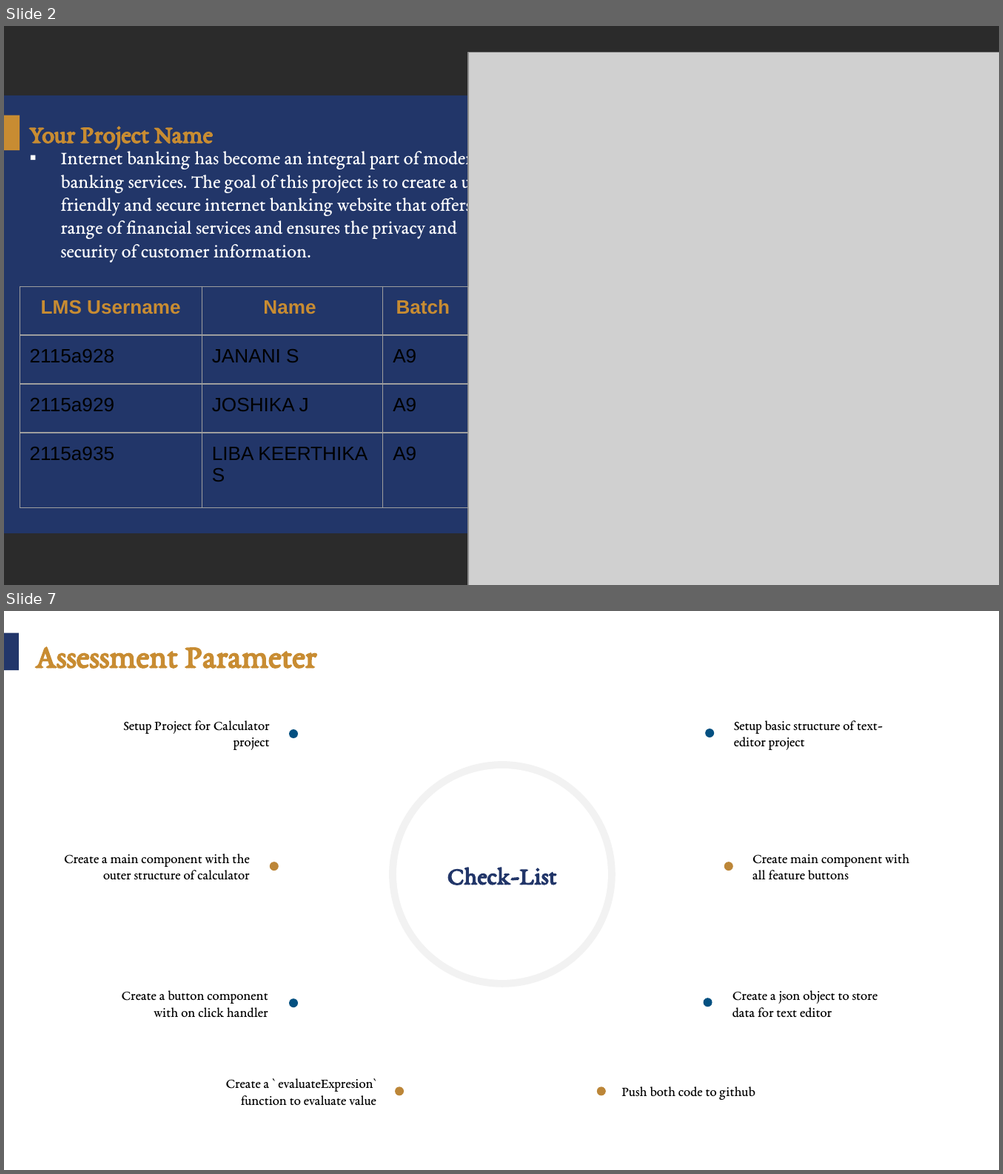
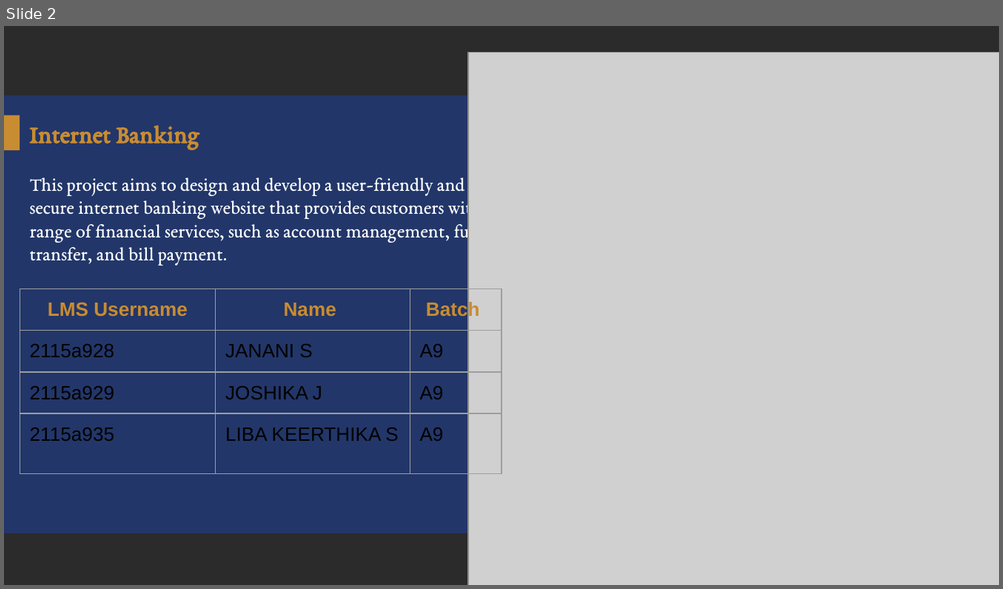
Before and after one commit to Jananijaa/Group_A9_11, a slide deck: Group_A9_11.pptx. Shown one above the other, each under a label of ours: slides 2 and 7 before the commit, slide 2 after it; the slides between them are not shown. The pictures are 1003x1174 and 1003x589 pixels, drawn with LibreOffice and Linux fonts; fonts in the diff are those of the drawing; grey boxes stand for pictures; background and template pictures are left out; a plain dark background stands for a picture behind light text. Boxes give left, top, right and bottom in pixels: in the first picture for what was removed or moved away, otherwise in the second. Text is boxed around its words. In the diff, an @@ line names an element or a change of style, - is before the commit and + after.

```diff
--- a/Group_A9_11.pptx
+++ b/Group_A9_11.pptx
@@ slide 7 removed at [4,611,999,1170], background picture (left out) @@
@@ rectangle removed at [4,633,19,671] @@
@@ text removed at [35,647,316,669] @@
-Assessment Parameter
@@ text removed at [123,721,270,750] @@
-Setup Project for Calculator project
@@ text removed at [734,721,882,750] @@
-Setup basic structure of text-editor project
@@ group removed at [270,729,733,1096]: 10 ellipses @@
@@ text removed at [64,854,250,880] @@
-Create a main component with the outer structure of calculator
@@ text removed at [752,854,909,880] @@
-Create main component with all feature buttons
@@ text removed at [447,867,557,886] @@
-Check-List
@@ text removed at [122,991,268,1017] @@
-Create a button component with on click handler
@@ text removed at [732,991,878,1017] @@
-Create a json object to store data for text editor
@@ text removed at [226,1079,376,1105] @@
-Create a ` evaluateExpresion` function to evaluate value
@@ text removed at [621,1087,754,1100] @@
-Push both code to github
@@ slide 2 changed as well @@
@@ title at [29,125,199,150]: text changed @@
-Your Project Name
+Internet Banking
@@ text at [30,178,489,265]: text changed @@
-▪ Internet banking has become an integral part of modern banking services. The goal of this project is to create a user-friendly and secure internet banking website that offers a range of financial services and ensures the privacy and security of customer information.
+This project aims to design and develop a user-friendly and secure internet banking website that provides customers with a range of financial services, such as account management, fund transfer, and bill payment.
@@ table: place and size @@
-table at [20,286,469,508]
+table at [20,289,501,486]
```
Also in this commit, not shown: 4 other slides changed, 6 slides added, 2 other slides removed.
